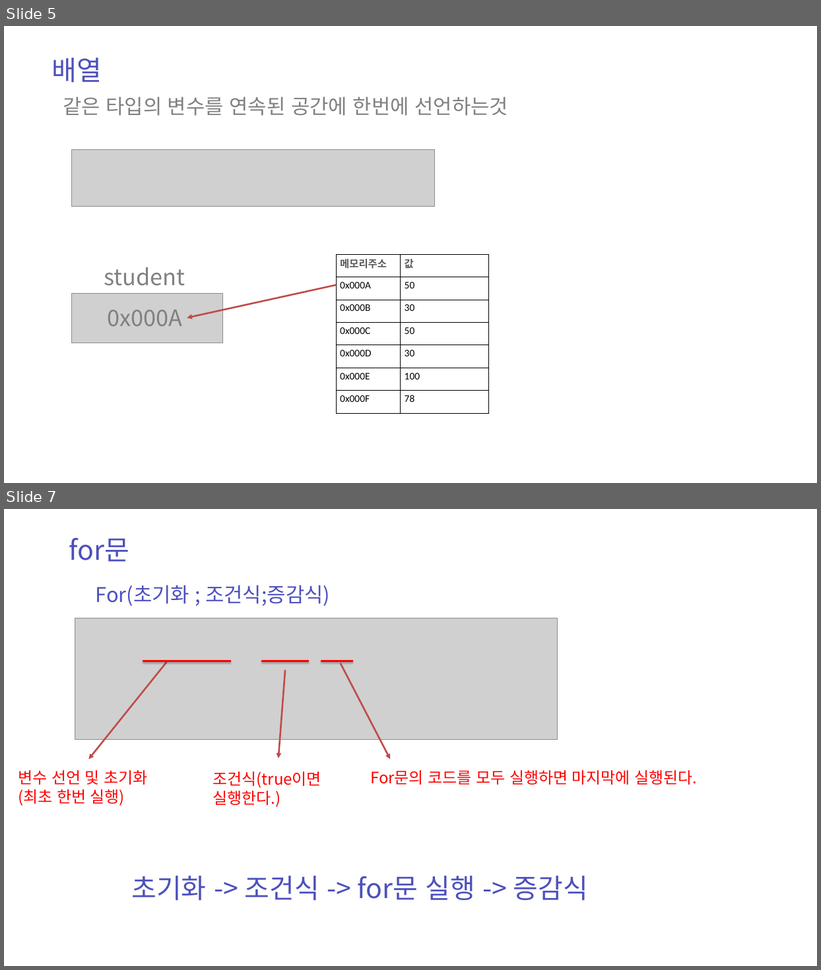
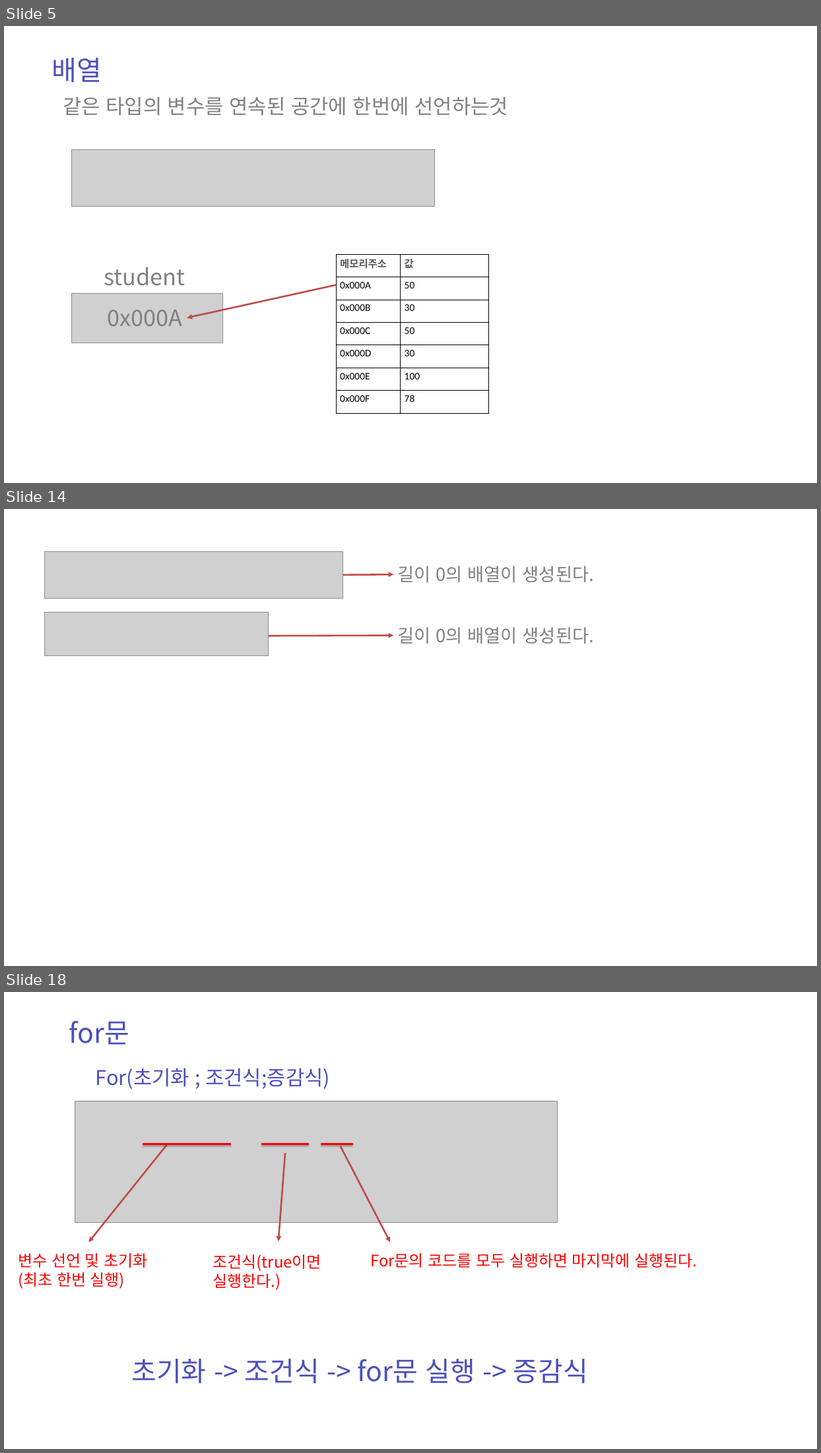
Before and after one commit to zest132/JavaLecture, a slide deck: JavaLecture/LectureFile/java 5강.pptx. Shown one above the other, each under a label of ours: slides 5 and 7 before the commit, slides 5, 14 and 18 after it; the slides between them are not shown. The pictures are 821x970 and 821x1453 pixels, drawn with LibreOffice and Linux fonts; fonts in the diff are those of the drawing; grey boxes stand for pictures. Boxes give left, top, right and bottom in pixels: in the first picture for what was removed or moved away, otherwise in the second. Text is boxed around its words. In the diff, an @@ line names an element or a change of style, - is before the commit and + after.

```diff
--- a/JavaLecture/LectureFile/java 5강.pptx
+++ b/JavaLecture/LectureFile/java 5강.pptx
@@ slide 14 added at (x1=4, y1=509, x2=817, y2=966), background #FFFFFF @@
@@ picture added at (x1=45, y1=551, x2=343, y2=599) @@
@@ text added at (x1=397, y1=566, x2=595, y2=582), 32 pt, text #808080 @@
+길이 0의 배열이 생성된다.
@@ arrow added from (343, 575) to (393, 574), #BF4C48 3 pt @@
@@ picture added at (x1=45, y1=612, x2=268, y2=656) @@
@@ text added at (x1=397, y1=627, x2=595, y2=644), 32 pt, text #808080 @@
+길이 0의 배열이 생성된다.
@@ arrow added from (268, 636) to (393, 636), #BF4C48 3 pt @@
@@ what was slide 7 is now slide 18 @@
```
Also in this commit, not shown: 1 slide changed, 10 other slides added, 1 other file.
